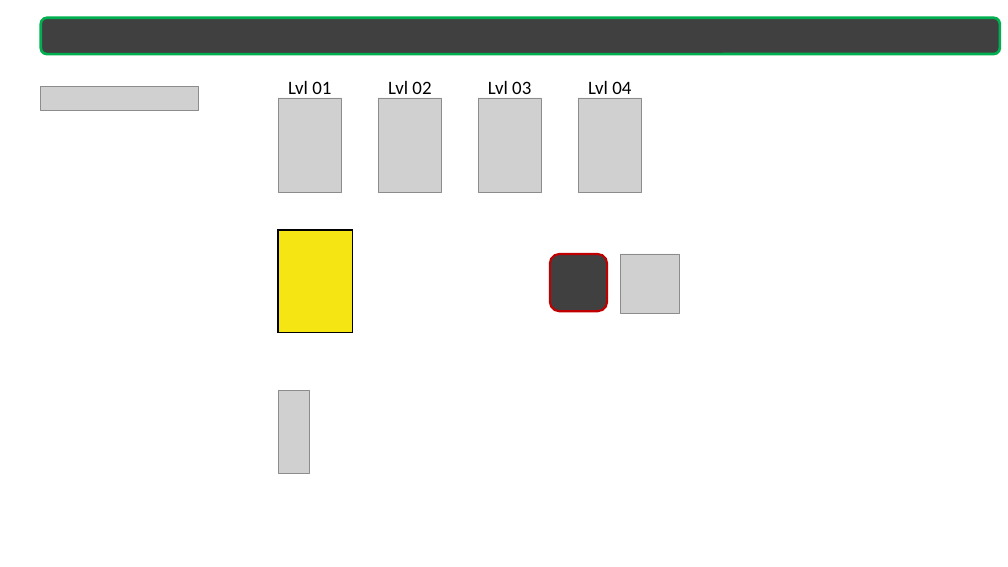
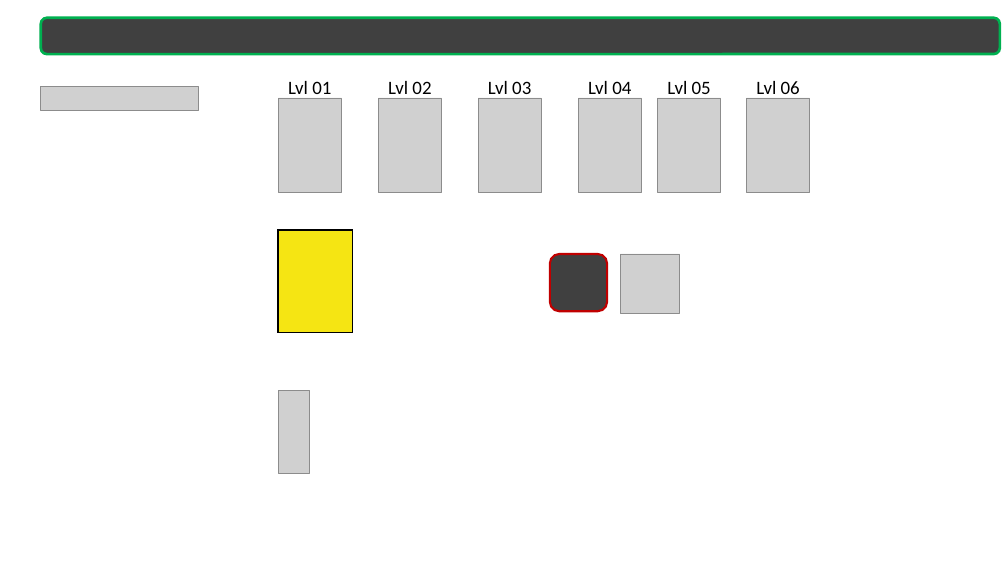
Before and after one commit to zn8ae/Java2D, a slide deck: slide 1 of resources/spriteMaker.pptx. Drawn at 1008x567 pixels with LibreOffice and Linux fonts; fonts in the diff are those of the drawing; grey boxes stand for pictures. Boxes give left, top, right and bottom in pixels: in the first picture for what was removed or moved away, otherwise in the second. Text is boxed around its words. In the diff, an @@ line names an element or a change of style, - is before the commit and + after.

```diff
--- a/resources/spriteMaker.pptx
+++ b/resources/spriteMaker.pptx
@@ text added at (x1=667, y1=81, x2=711, y2=99), 18 pt, text #000000 @@
+Lvl 05
@@ text added at (x1=756, y1=81, x2=800, y2=99), 18 pt, text #000000 @@
+Lvl 06
@@ picture added at (x1=658, y1=98, x2=721, y2=193) @@
@@ picture added at (x1=747, y1=98, x2=810, y2=193) @@
```
Also in this commit, not shown: 5 other files.
